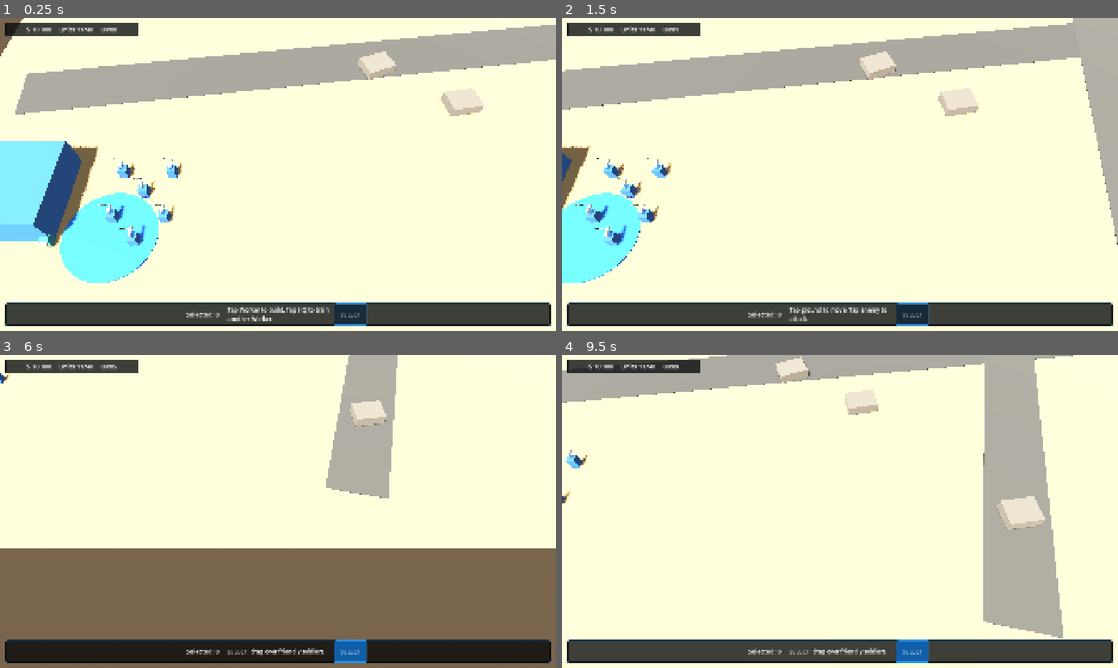
Above: before the commit, frames 1-4 (two rows, left to right).
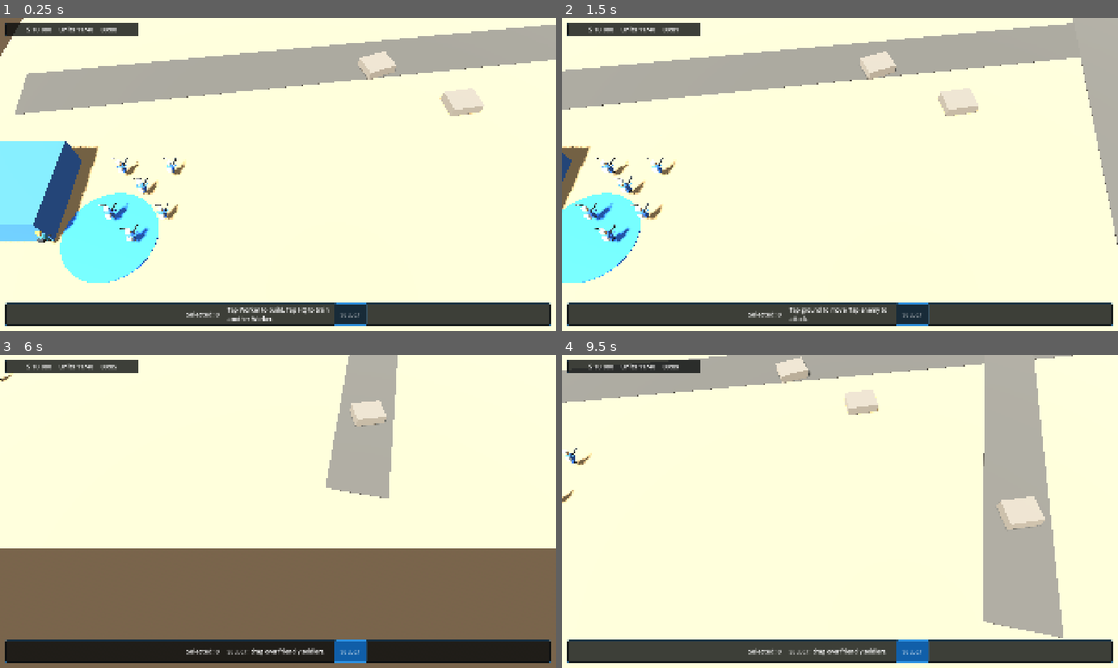
Above: after the commit, the same moments.

Repository: Unnamed00000/Mobile-Generals
Game: Godot game, scene res://scenes/match/match.tscn
The game is run twice, just before and just after one commit, with the same random seed, the same clock (stepped at 60 frames per second) and the same inputs.
Inputs (mouse positions are in pixels of both pictures, inside the frame that each line leads up to):
- Up to frame 1 (0.25 s): no input
- Up to frame 2 (1.5 s): click "SELECT" at 0.5 s; tap Enter at 1.25 s; move the mouse to (962, 158) at 1.27 s; hold D from 1.28 s (still down); tap 1 at 1.35 s; click (962, 158) at 1.42 s
- Up to frame 3 (6 s): release D at 2 s; drag from (166, 527) to (250, 574) at 2.02 s; tap Space at 2.75 s; move the mouse to (333, 442) at 2.77 s; hold D 2.78-3.5 s; tap 0 at 2.85 s; drag from (250, 574) to (111, 464) at 3.52 s; move the mouse to (444, 558) at 4.27 s; hold A 4.28-5 s; tap 4 at 4.35 s; drag from (111, 464) to (194, 433) at 5.02 s; tap Enter at 5.75 s; move the mouse to (305, 511) at 5.77 s; hold S from 5.78 s (still down); tap 1 at 5.85 s; click (305, 511) at 5.92 s
- Up to frame 4 (9.5 s): release S at 6.5 s; tap Space at 6.5 s; drag from (756, 433) to (728, 527) at 6.52 s; move the mouse to (962, 495) at 7.27 s; hold W 7.28-8 s; tap 0 at 7.35 s; drag from (728, 527) to (812, 574) at 8.02 s; tap Enter at 8.75 s; move the mouse to (895, 442) at 8.77 s; hold S from 8.78 s (still down); tap 4 at 8.85 s

The runs differ from the first frame. In frame 1, 1.0% of the frame differs, in the area x 6-34%, y 44-74%; in frame 2, 1.0%, in the area x 3-21%, y 44-73%; in frame 3, less than 0.1%; in frame 4, 0.2%.

Commit message:
Replace cube units with low poly soldiers

Diff:
--- a/scripts/units/combat_unit.gd
+++ b/scripts/units/combat_unit.gd
@@ -94,22 +94,42 @@
 		unit_label.text = display_name
 		unit_label.visible = true
 
-	var body_material := StandardMaterial3D.new()
-	body_material.albedo_color = _body_color()
-	body_material.roughness = 0.78
-
-	var accent_material := StandardMaterial3D.new()
-	accent_material.albedo_color = _accent_color()
-	accent_material.roughness = 0.72
+	var uniform_material := _make_unit_material(_body_color())
+	var gear_material := _make_unit_material(_accent_color())
+	var skin_material := _make_unit_material(Color(0.68, 0.52, 0.40) if team_id == 1 else Color(0.58, 0.42, 0.34))
+	var boot_material := _make_unit_material(Color(0.07, 0.08, 0.08))
+	var weapon_material := _make_unit_material(Color(0.08, 0.09, 0.10))
 
 	if is_instance_valid(body_mesh):
-		body_mesh.material_override = body_material
-		body_mesh.scale = _body_scale()
+		var body := CapsuleMesh.new()
+		body.radius = 0.28
+		body.height = 1.15
+		body.radial_segments = 10
+		body.rings = 3
+		body_mesh.mesh = body
+		body_mesh.position = Vector3(0.0, 0.62, 0.0)
+		body_mesh.scale = Vector3.ONE
+		body_mesh.material_override = uniform_material
 
 	if is_instance_valid(accent_mesh):
-		accent_mesh.material_override = accent_material
-		accent_mesh.scale = _accent_scale()
-		accent_mesh.position = _accent_position()
+		var rifle := CylinderMesh.new()
+		rifle.top_radius = 0.055
+		rifle.bottom_radius = 0.055
+		rifle.height = 1.05
+		rifle.radial_segments = 8
+		accent_mesh.mesh = rifle
+		accent_mesh.position = Vector3(0.28, 0.92, -0.35)
+		accent_mesh.rotation_degrees = Vector3(88.0, 0.0, 10.0)
+		accent_mesh.scale = Vector3.ONE
+		accent_mesh.material_override = weapon_material
+
+	_add_visual_part("Head", _make_sphere_mesh(0.20), skin_material, Vector3(0.0, 1.35, 0.0))
+	_add_visual_part("Helmet", _make_cylinder_mesh(0.22, 0.14), gear_material, Vector3(0.0, 1.54, 0.0))
+	_add_visual_part("Backpack", _make_box_mesh(Vector3(0.38, 0.48, 0.20)), gear_material, Vector3(0.0, 0.78, 0.34))
+	_add_visual_part("LeftArm", _make_cylinder_mesh(0.055, 0.58), uniform_material, Vector3(-0.34, 0.82, -0.02), Vector3(18.0, 0.0, -16.0))
+	_add_visual_part("RightArm", _make_cylinder_mesh(0.055, 0.58), uniform_material, Vector3(0.34, 0.82, -0.08), Vector3(72.0, 0.0, 24.0))
+	_add_visual_part("LeftLeg", _make_cylinder_mesh(0.065, 0.58), boot_material, Vector3(-0.13, 0.10, 0.0))
+	_add_visual_part("RightLeg", _make_cylinder_mesh(0.065, 0.58), boot_material, Vector3(0.13, 0.10, 0.0))
 
 func _body_color() -> Color:
 	if team_id != 1:
@@ -157,6 +177,43 @@
 			return Vector3(0.0, 1.15, -0.2)
 		_:
 			return Vector3(0.0, 1.0, -0.25)
+
+func _make_unit_material(color: Color) -> StandardMaterial3D:
+	var material := StandardMaterial3D.new()
+	material.albedo_color = color
+	material.roughness = 0.82
+	return material
+
+func _make_sphere_mesh(radius: float) -> SphereMesh:
+	var mesh := SphereMesh.new()
+	mesh.radius = radius
+	mesh.height = radius * 2.0
+	mesh.radial_segments = 12
+	mesh.rings = 6
+	return mesh
+
+func _make_cylinder_mesh(radius: float, height: float) -> CylinderMesh:
+	var mesh := CylinderMesh.new()
+	mesh.top_radius = radius
+	mesh.bottom_radius = radius
+	mesh.height = height
+	mesh.radial_segments = 8
+	return mesh
+
+func _make_box_mesh(size: Vector3) -> BoxMesh:
+	var mesh := BoxMesh.new()
+	mesh.size = size
+	return mesh
+
+func _add_visual_part(label: String, mesh: Mesh, material: Material, local_position: Vector3, rotation: Vector3 = Vector3.ZERO) -> MeshInstance3D:
+	var part := MeshInstance3D.new()
+	part.name = label
+	part.mesh = mesh
+	part.material_override = material
+	part.position = local_position
+	part.rotation_degrees = rotation
+	add_child(part)
+	return part
 
 func _update_attack_order(_delta: float) -> void:
 	var target_position := attack_target.global_position
@@ -205,8 +262,8 @@
 	if not is_instance_valid(accent_mesh):
 		return
 	var tween := create_tween()
-	accent_mesh.scale = _accent_scale() * 1.25
-	tween.tween_property(accent_mesh, "scale", _accent_scale(), 0.12)
+	accent_mesh.scale = Vector3.ONE * 1.18
+	tween.tween_property(accent_mesh, "scale", Vector3.ONE, 0.12)
 
 func _find_nearest_enemy_target() -> Node3D:
 	var nearest: Node3D = null
--- a/scripts/units/worker_unit.gd
+++ b/scripts/units/worker_unit.gd
@@ -8,3 +8,74 @@
 	unit_tags.clear()
 	unit_tags.append("worker")
 	super()
+	_apply_worker_visual()
+
+func _apply_worker_visual() -> void:
+	var old_body := get_node_or_null("Body") as MeshInstance3D
+	if old_body != null:
+		old_body.visible = false
+	var old_pack := get_node_or_null("Pack") as MeshInstance3D
+	if old_pack != null:
+		old_pack.visible = false
+
+	var uniform_material := _make_material(Color(0.16, 0.42, 0.50))
+	var vest_material := _make_material(Color(0.86, 0.68, 0.22))
+	var skin_material := _make_material(Color(0.68, 0.52, 0.40))
+	var boot_material := _make_material(Color(0.08, 0.08, 0.07))
+	var tool_material := _make_material(Color(0.12, 0.13, 0.14))
+
+	_add_part("WorkerBody", _make_capsule_mesh(0.27, 1.08), uniform_material, Vector3(0.0, 0.60, 0.0))
+	_add_part("SafetyVest", _make_box_mesh(Vector3(0.42, 0.58, 0.10)), vest_material, Vector3(0.0, 0.78, -0.23))
+	_add_part("Head", _make_sphere_mesh(0.20), skin_material, Vector3(0.0, 1.32, 0.0))
+	_add_part("HardHat", _make_cylinder_mesh(0.23, 0.13), vest_material, Vector3(0.0, 1.51, 0.0))
+	_add_part("ToolPack", _make_box_mesh(Vector3(0.42, 0.42, 0.22)), tool_material, Vector3(0.0, 0.72, 0.34))
+	_add_part("LeftArm", _make_cylinder_mesh(0.055, 0.55), uniform_material, Vector3(-0.33, 0.78, -0.03), Vector3(20.0, 0.0, -18.0))
+	_add_part("RightArm", _make_cylinder_mesh(0.055, 0.55), uniform_material, Vector3(0.33, 0.78, -0.03), Vector3(24.0, 0.0, 18.0))
+	_add_part("ToolHandle", _make_cylinder_mesh(0.035, 0.70), tool_material, Vector3(0.48, 0.76, -0.08), Vector3(38.0, 0.0, 24.0))
+	_add_part("LeftLeg", _make_cylinder_mesh(0.06, 0.56), boot_material, Vector3(-0.13, 0.10, 0.0))
+	_add_part("RightLeg", _make_cylinder_mesh(0.06, 0.56), boot_material, Vector3(0.13, 0.10, 0.0))
+
+func _make_material(color: Color) -> StandardMaterial3D:
+	var material := StandardMaterial3D.new()
+	material.albedo_color = color
+	material.roughness = 0.84
+	return material
+
+func _make_capsule_mesh(radius: float, height: float) -> CapsuleMesh:
+	var mesh := CapsuleMesh.new()
+	mesh.radius = radius
+	mesh.height = height
+	mesh.radial_segments = 10
+	mesh.rings = 3
+	return mesh
+
+func _make_sphere_mesh(radius: float) -> SphereMesh:
+	var mesh := SphereMesh.new()
+	mesh.radius = radius
+	mesh.height = radius * 2.0
+	mesh.radial_segments = 12
+	mesh.rings = 6
+	return mesh
+
+func _make_cylinder_mesh(radius: float, height: float) -> CylinderMesh:
+	var mesh := CylinderMesh.new()
+	mesh.top_radius = radius
+	mesh.bottom_radius = radius
+	mesh.height = height
+	mesh.radial_segments = 8
+	return mesh
+
+func _make_box_mesh(size: Vector3) -> BoxMesh:
+	var mesh := BoxMesh.new()
+	mesh.size = size
+	return mesh
+
+func _add_part(label: String, mesh: Mesh, material: Material, local_position: Vector3, rotation: Vector3 = Vector3.ZERO) -> MeshInstance3D:
+	var part := MeshInstance3D.new()
+	part.name = label
+	part.mesh = mesh
+	part.material_override = material
+	part.position = local_position
+	part.rotation_degrees = rotation
+	add_child(part)
+	return part
Not shown, changed: README.md
